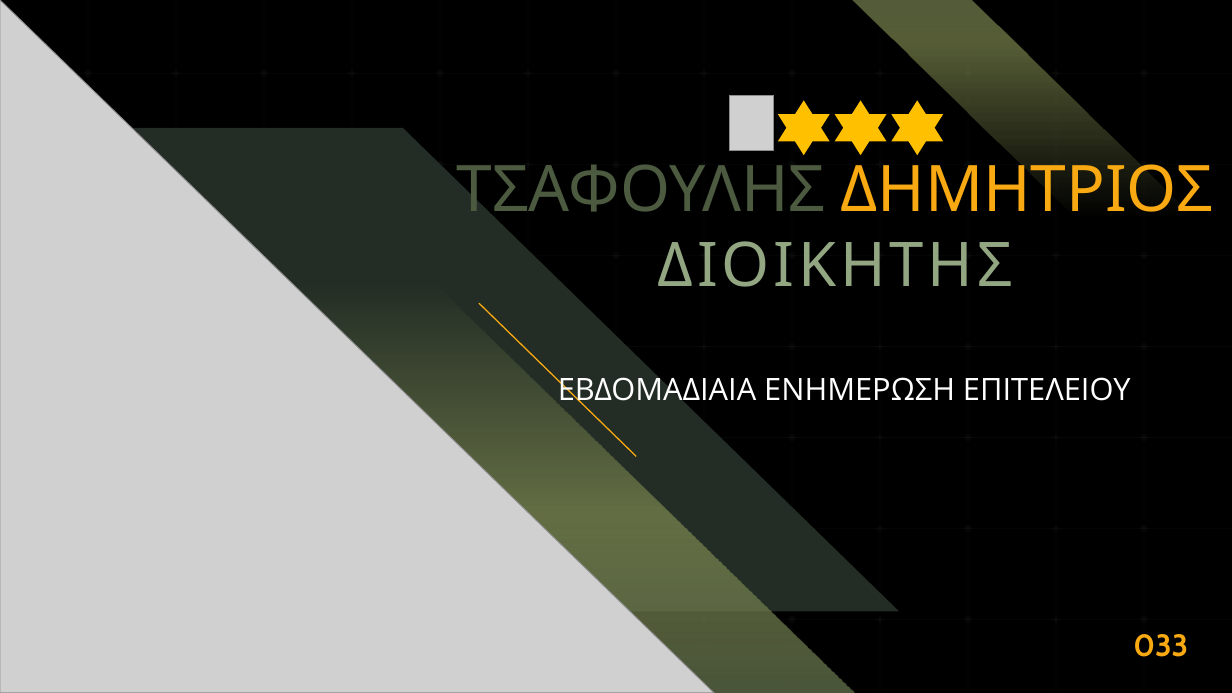
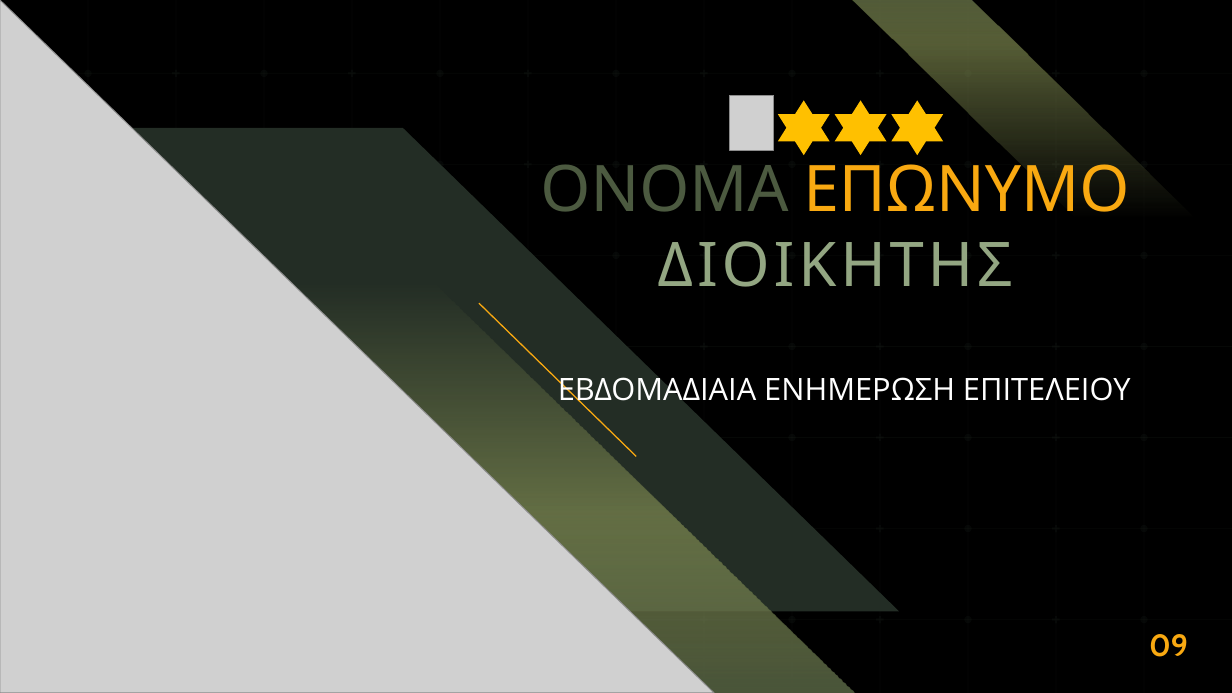
Before and after one commit to GiorgosNik/weekly_report_automator, a slide deck: slide 9 of template/finalPresentationTemplate.pptx (slide 33 before the commit). Drawn at 1232x693 pixels with LibreOffice and Linux fonts; fonts in the diff are those of the drawing; grey boxes stand for pictures. Boxes give left, top, right and bottom in pixels: in the first picture for what was removed or moved away, otherwise in the second. Text is boxed around its words. In the diff, an @@ line names an element or a change of style, - is before the commit and + after.

```diff
--- a/template/finalPresentationTemplate.pptx
+++ b/template/finalPresentationTemplate.pptx
@@ text at (540,151,1129,212): text changed; text colour #4C5A40 to #F9A911 @@
-ΤΣΑΦΟΥΛΗΣ ΔΗΜΗΤΡΙΟΣ
+ΟΝΟΜΑ ΕΠΩΝΥΜΟ
@@ page number at (1149,634,1188,657): text changed @@
-033
+09
```
Also in this commit, not shown: 6 other slides changed, 24 slides removed, 2 other files.
